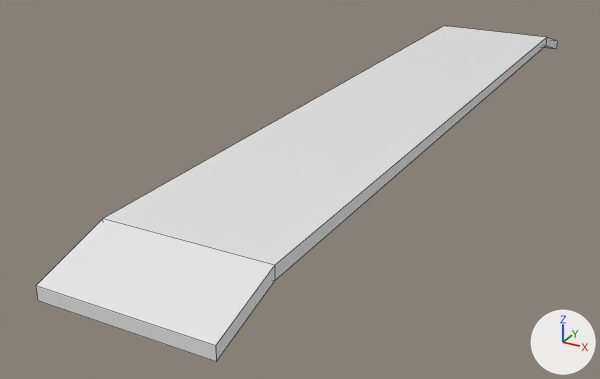
What one commit did to the Blender file Models/Bridge/Bridge.blend.
Before and after are seen from a 50 mm lens placed at (4.37, -10.66, 4.06), pointed at (-0.94, -1.01, -0.77). Arrows for +X, +Y and +Z are at lower right; the lights stay in place. Mesh edges are drawn as thin lines.

Objects in the first picture: 'bridge'.
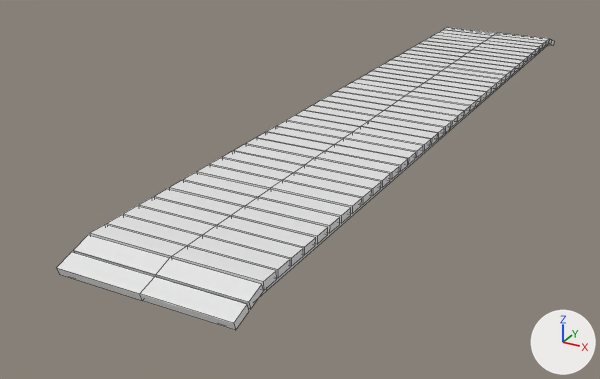
Scene script edits in JSON lines:
```json
{"block": "me_bridge", "where": "# used by ob_bridge; location = (0.0, 0.0, 0.0)"}
{"op": "remove", "block": "me_bridge", "code": "me_bridge.from_pydata(...)  # 16 vertices, 14 faces; spans x -1.0..1.0, y -5.97..5.97, z -0.01..0.44"}
{"op": "add", "block": "me_bridge", "code": "me_bridge.from_pydata(...)  # 188 vertices, 117 faces; spans x 0.0..1.0, y 0.0..5.69, z 0.13..0.36"}
{"block": "me_bridge", "change": "me_bridge part 1"}
{"block": "me_bridge", "change": "15 vertices are removed from x -1.0..1.0, y -5.97..5.97, z -0.01..0.44"}
{"block": "me_bridge", "change": "14 faces are deleted"}
{"block": "me_bridge", "change": "1 vertex moves within x 1.0, y 4.98, z 0.28"}
{"block": "me_bridge", "change": "100 vertices are added at x 0.0..0.9, y 0.0..5.69, z 0.13..0.36"}
{"block": "me_bridge", "change": "87 new vertices lie (1.0, 0.0, 0.0) away from vertices in x 0.0, y 0.02..5.69, z 0.13..0.36"}
{"block": "me_bridge", "change": "117 new faces join them"}
{"block": "me_bridge", "change": "me_bridge part 2: the surface is now shaded smooth"}
{"op": "add", "block": "ob_bridge", "code": "_m = ob_bridge.modifiers.new('Mirror', 'MIRROR')"}
{"op": "add", "block": "ob_bridge", "code": "_m.use_axis = (True, True, False)"}
{"op": "add", "block": "ob_bridge", "code": "_m.use_clip = True"}
```

Where the change shows, as pixel boxes [x1, y1, x2, y2] in the pictures (600 x 379 px):
```json
{"object": "bridge", "change": "reshaped, modifiers changed", "before": [36, 26, 557, 362], "after": [57, 27, 554, 330], "on screen": "10% shorter"}
{"part": 1, "of": "me_bridge", "change": "built on", "before": [36, 26, 557, 362], "after": [57, 27, 554, 330]}
```
